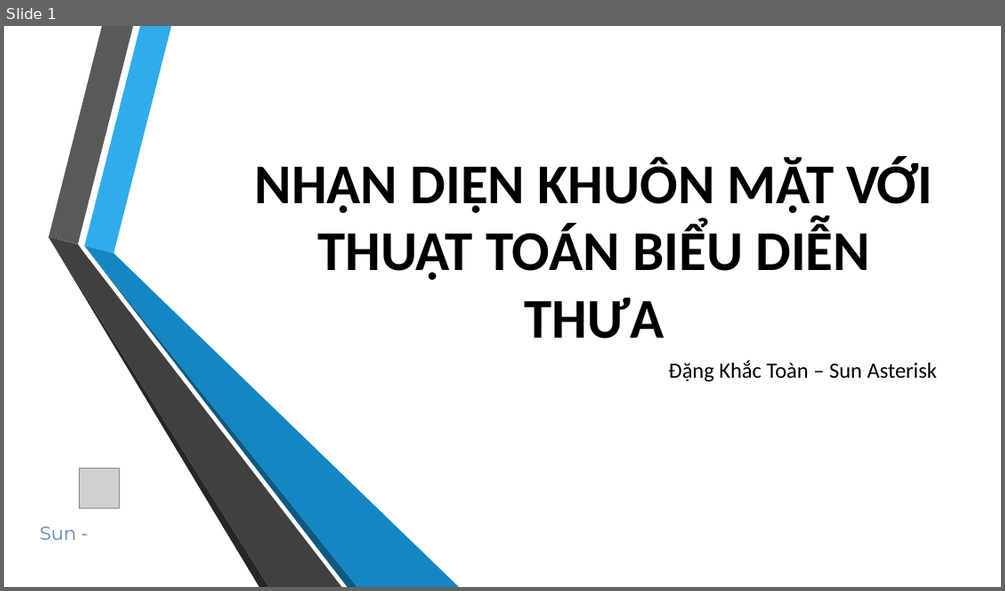
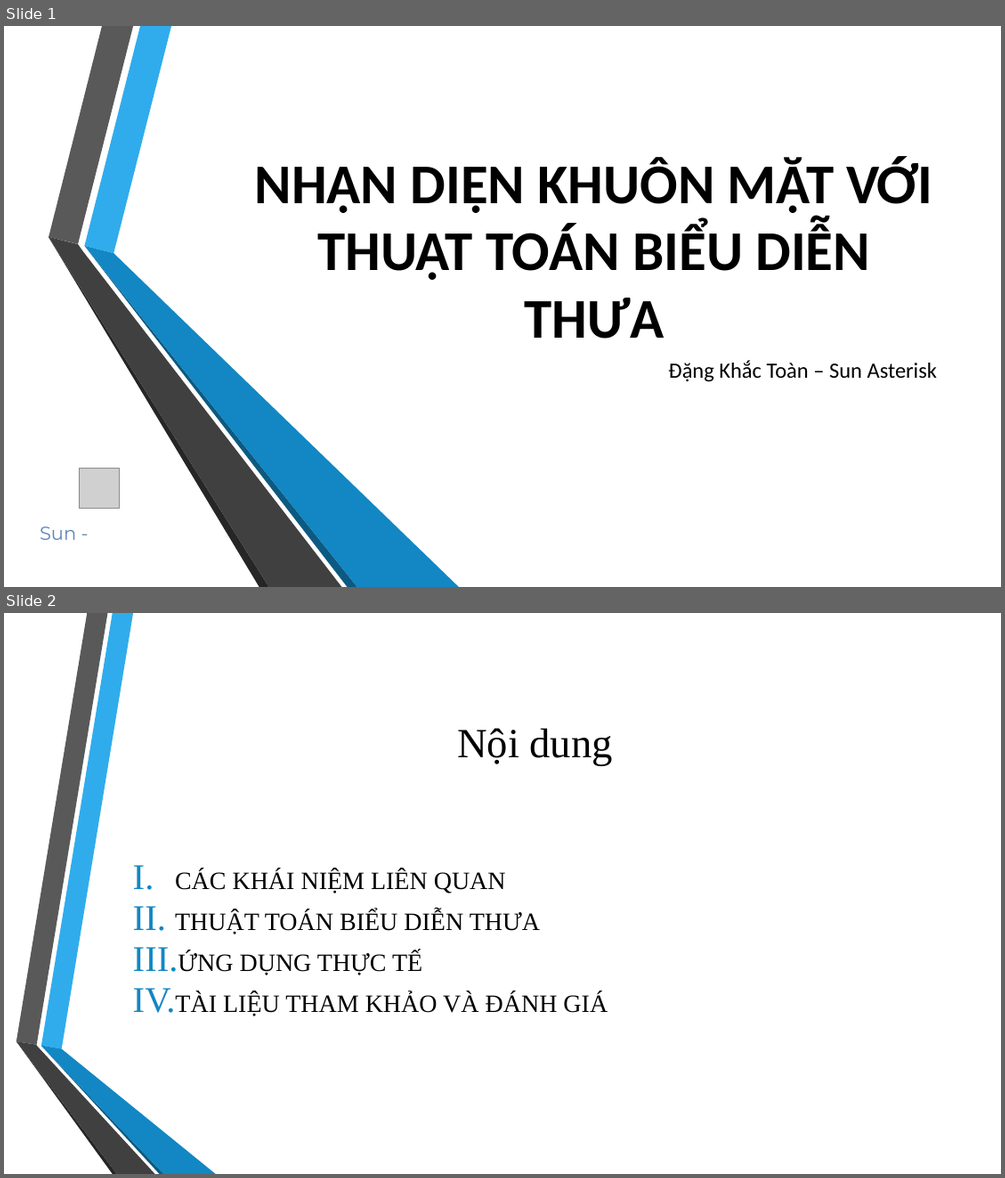
Before and after one commit to khactoan/Face-recognition-tool, a slide deck: Sun seminar/Bieu dien thua.pptx. Shown one above the other, each under a label of ours: slide 1 before the commit, slides 1 and 2 after it. The pictures are 1005x591 and 1005x1178 pixels, drawn with LibreOffice and Linux fonts; fonts in the diff are those of the drawing; grey boxes stand for pictures; background and template pictures are left out. Boxes give left, top, right and bottom in pixels: in the first picture for what was removed or moved away, otherwise in the second. Text is boxed around its words. In the diff, an @@ line names an element or a change of style, - is before the commit and + after.

```diff
--- a/Sun seminar/Bieu dien thua.pptx
+++ b/Sun seminar/Bieu dien thua.pptx
@@ slide 2 added at box(4, 613, 1001, 1174), background picture (left out) @@
@@ title added at box(457, 728, 613, 766), 40 pt, text #000000 @@
+Nội dung
@@ text added at box(175, 869, 607, 1016), 24 pt, text #000000 @@
+I. CÁC KHÁI NIỆM LIÊN QUAN
+II. THUẬT TOÁN BIỂU DIỄN THƯA
+III. ỨNG DỤNG THỰC TẾ
+IV. TÀI LIỆU THAM KHẢO VÀ ĐÁNH GIÁ
@@ group added at box(16, 613, 216, 1174): 6 freeform shapes @@
```
Also in this commit, not shown: 11 other slides added, 1 slide removed, 3 other files.
